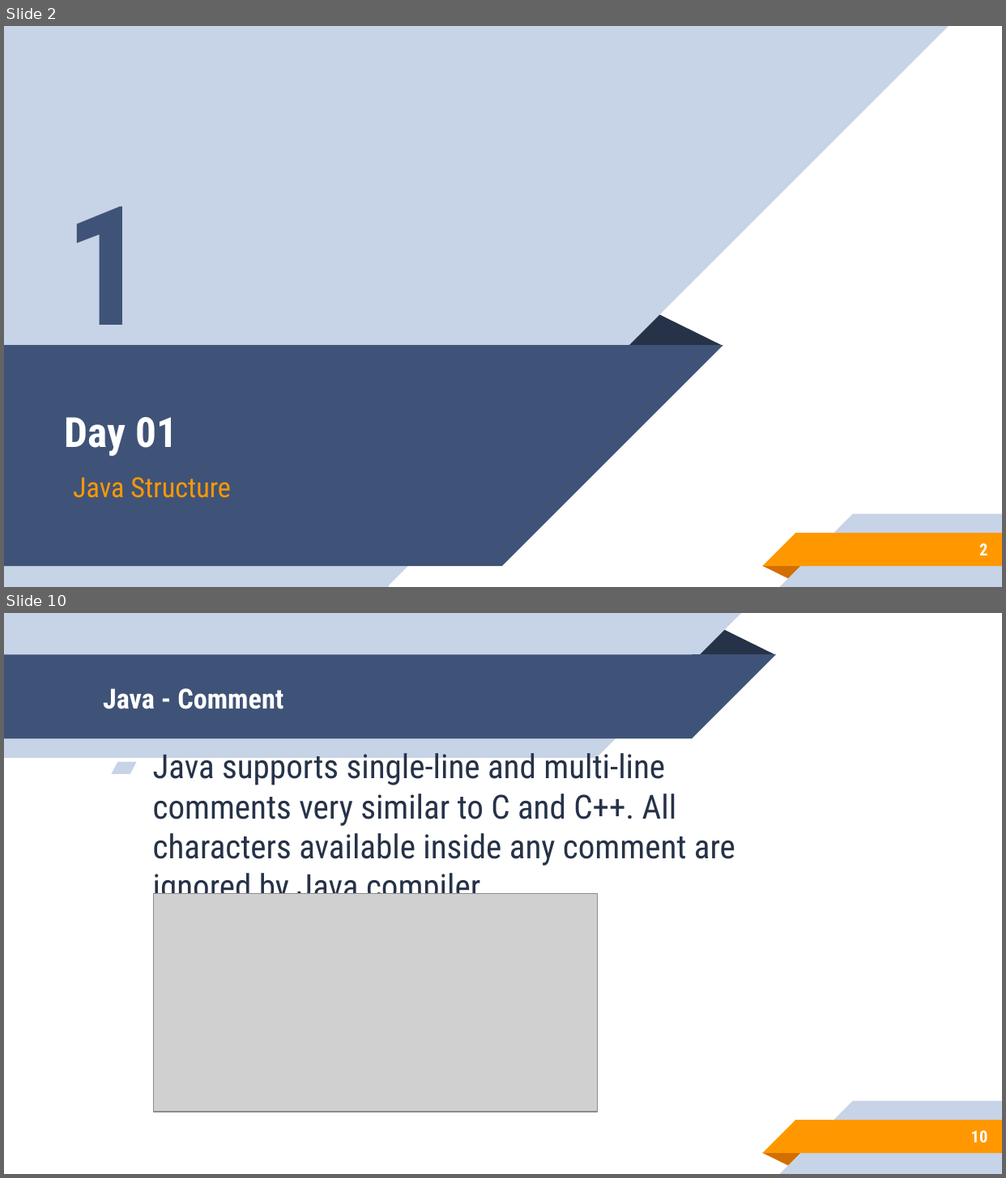
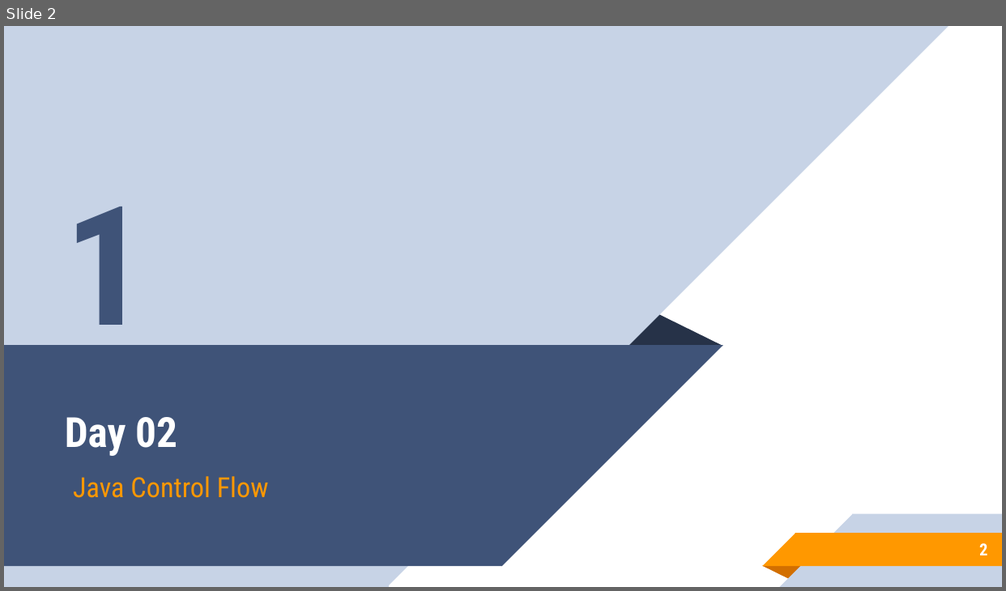
Before and after one commit to aronipurwanto/materi-xa, a slide deck: java-logic/Slide-Java-Logic-02.pptx. Shown one above the other, each under a label of ours: slides 2 and 10 before the commit, slide 2 after it; the slides between them are not shown. The pictures are 1006x1178 and 1006x591 pixels, drawn with LibreOffice and Linux fonts; fonts in the diff are those of the drawing; grey boxes stand for pictures. Boxes give left, top, right and bottom in pixels: in the first picture for what was removed or moved away, otherwise in the second. Text is boxed around its words. In the diff, an @@ line names an element or a change of style, - is before the commit and + after.

```diff
--- a/java-logic/Slide-Java-Logic-02.pptx
+++ b/java-logic/Slide-Java-Logic-02.pptx
@@ slide 10 removed at [4, 613, 1002, 1174], background #FFFFFF; not listed: 5 template elements that a slide beside it also shows @@
@@ group removed at [4, 613, 775, 758]: 2 rectangles, 2 right triangles, 1 triangle @@
@@ title removed at [103, 688, 283, 709] @@
-Java - Comment
@@ text removed at [153, 748, 735, 907] @@
-▰ Java supports single-line and multi-line comments very similar to C and C++. All characters available inside any comment are ignored by Java compiler.
@@ picture removed at [154, 893, 598, 1112] @@
@@ page number removed at [971, 1131, 988, 1144] @@
-10
@@ slide 2 changed as well @@
@@ title at [65, 417, 177, 456]: text changed @@
-Day 01
+Day 02
@@ subtitle at [73, 476, 269, 498]: text changed @@
-Java Structure
+Java Control Flow
```
Also in this commit, not shown: 1 other slide changed, 48 other slides removed, 2 other files.
